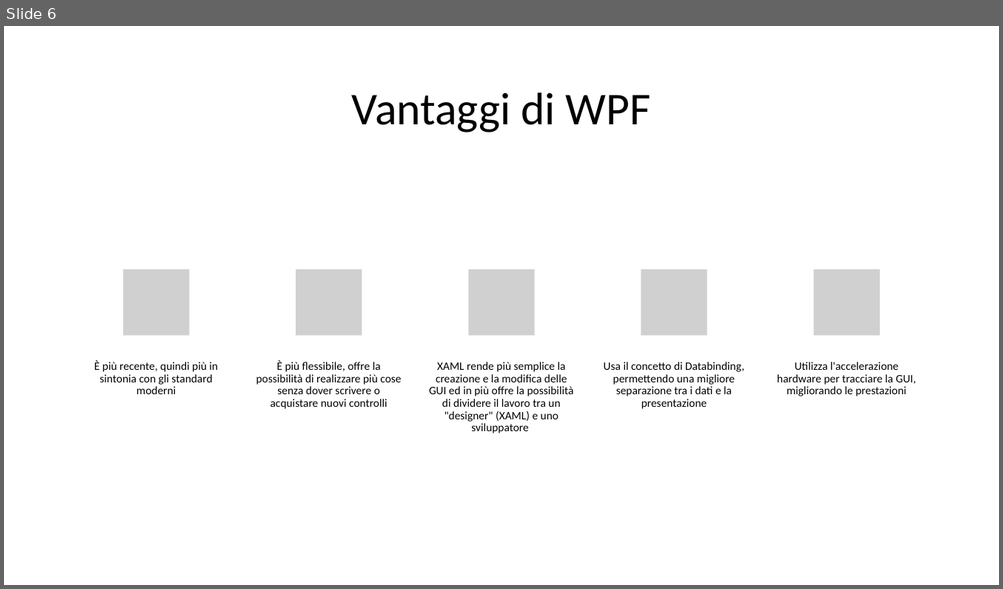
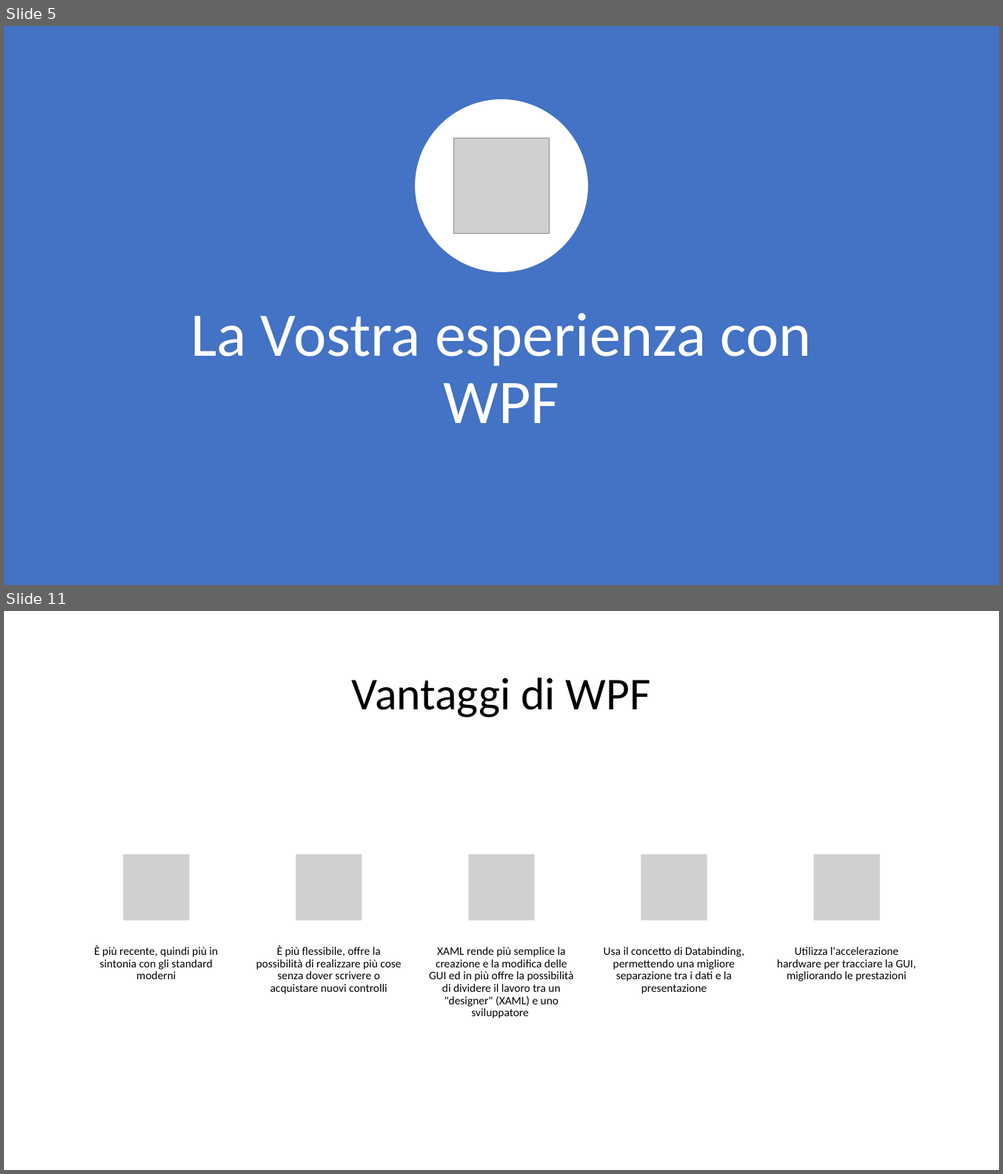
Before and after one commit to danieleromanazzi/wpf-tutorial, a slide deck: wpf-tutorial.pptx. Shown one above the other, each under a label of ours: slide 6 before the commit, slides 5 and 11 after it; the slides between them are not shown. The pictures are 1003x589 and 1003x1174 pixels, drawn with LibreOffice and Linux fonts; fonts in the diff are those of the drawing; grey boxes stand for pictures. Boxes give left, top, right and bottom in pixels: in the first picture for what was removed or moved away, otherwise in the second. Text is boxed around its words. In the diff, an @@ line names an element or a change of style, - is before the commit and + after.

```diff
--- a/wpf-tutorial.pptx
+++ b/wpf-tutorial.pptx
@@ slide 5 added at box(4, 26, 999, 585), background #FFFFFF @@
@@ rectangle added at box(4, 26, 999, 585), fill #4472C4 @@
@@ ellipse added at box(415, 99, 589, 273), fill #FFFFFF, outline #4472C4 1.5 pt @@
@@ picture added at box(453, 138, 549, 234) @@
@@ title added at box(190, 313, 811, 423), 60 pt, text #FFFFFF @@
+La Vostra esperienza con WPF
@@ what was slide 6 is now slide 11 @@
```
Also in this commit, not shown: 4 slides changed, 18 other slides added, 3 slides removed, 1 other file.
